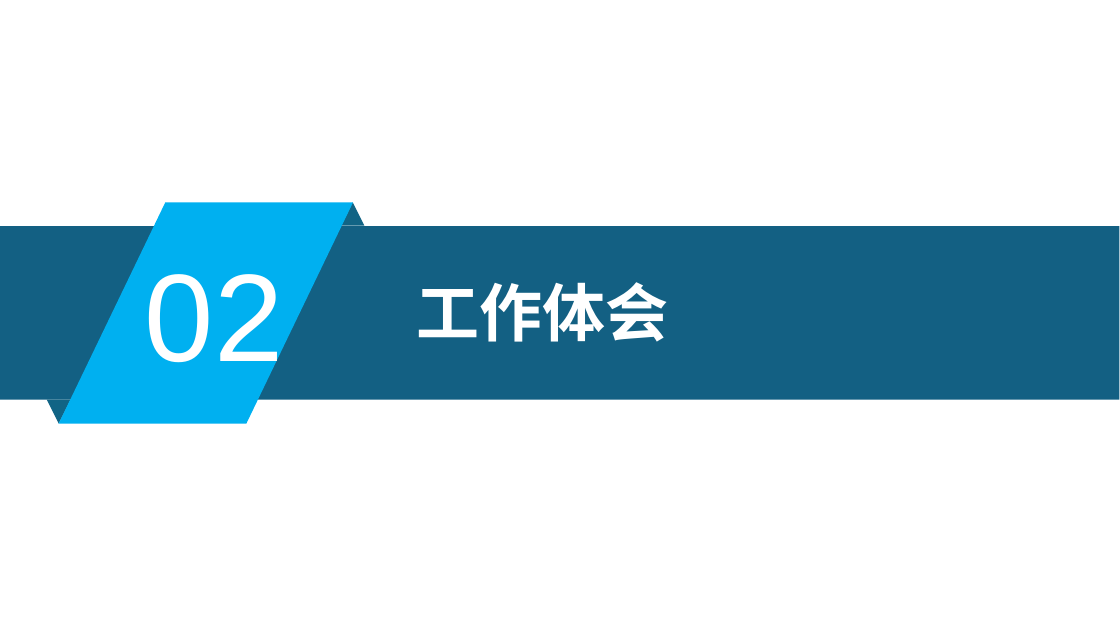
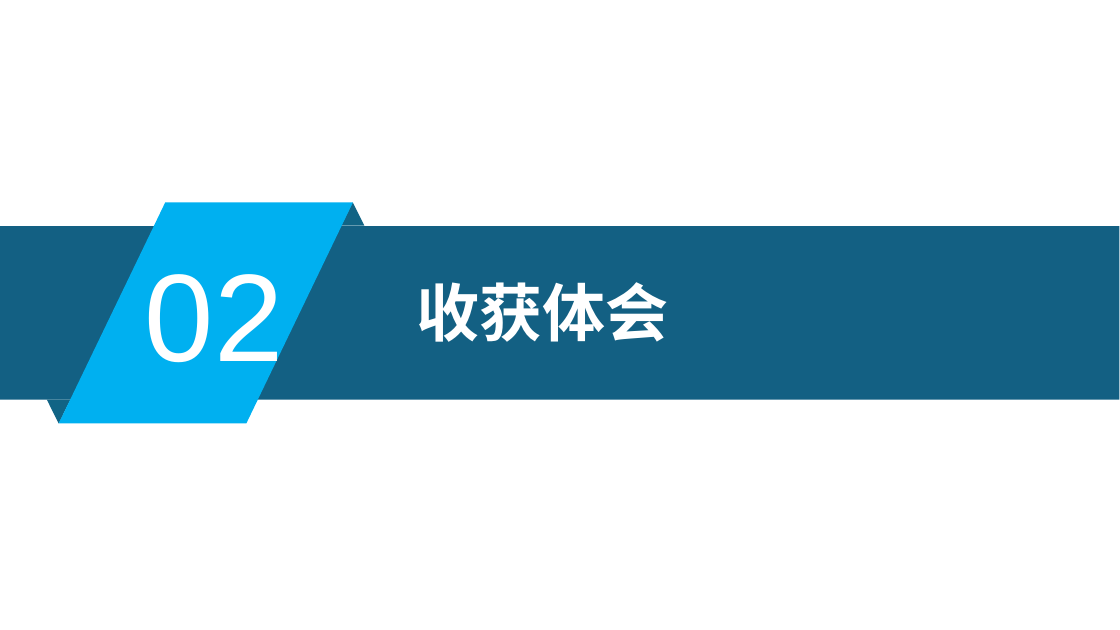
Before and after one commit to xljnc/husky-starter, a slide deck: slide 9 of doc/zzdb.pptx. Drawn at 1120x630 pixels with LibreOffice and Linux fonts; fonts in the diff are those of the drawing. Boxes give left, top, right and bottom in pixels: in the first picture for what was removed or moved away, otherwise in the second. Text is boxed around its words. In the diff, an @@ line names an element or a change of style, - is before the commit and + after.

```diff
--- a/doc/zzdb.pptx
+++ b/doc/zzdb.pptx
@@ text at [417,282,669,342]: text changed @@
-工作体会
+收获体会
```
Also in this commit, not shown: 10 other slides changed, 4 slides added, 6 slides removed, 1 other file.
